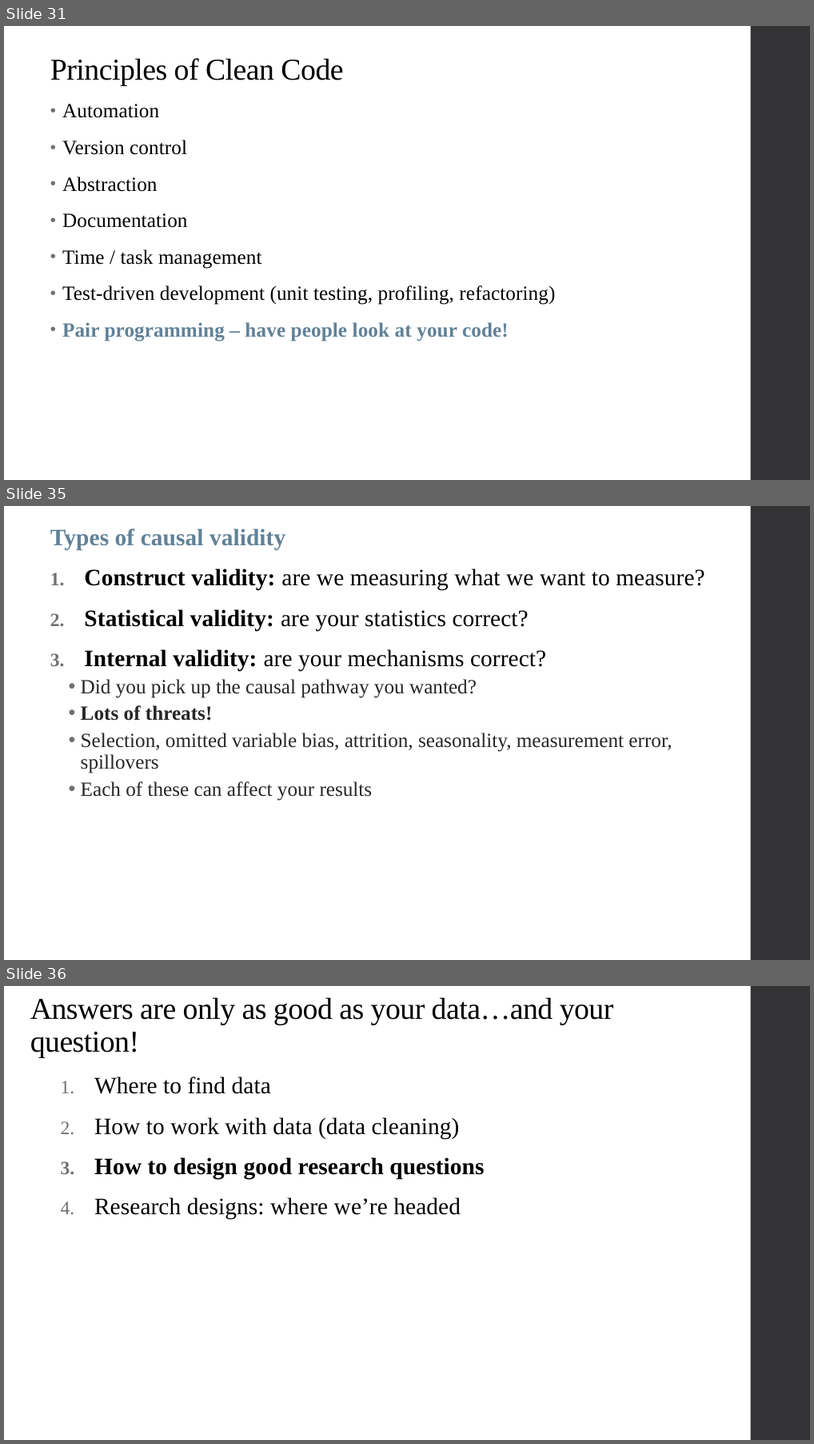
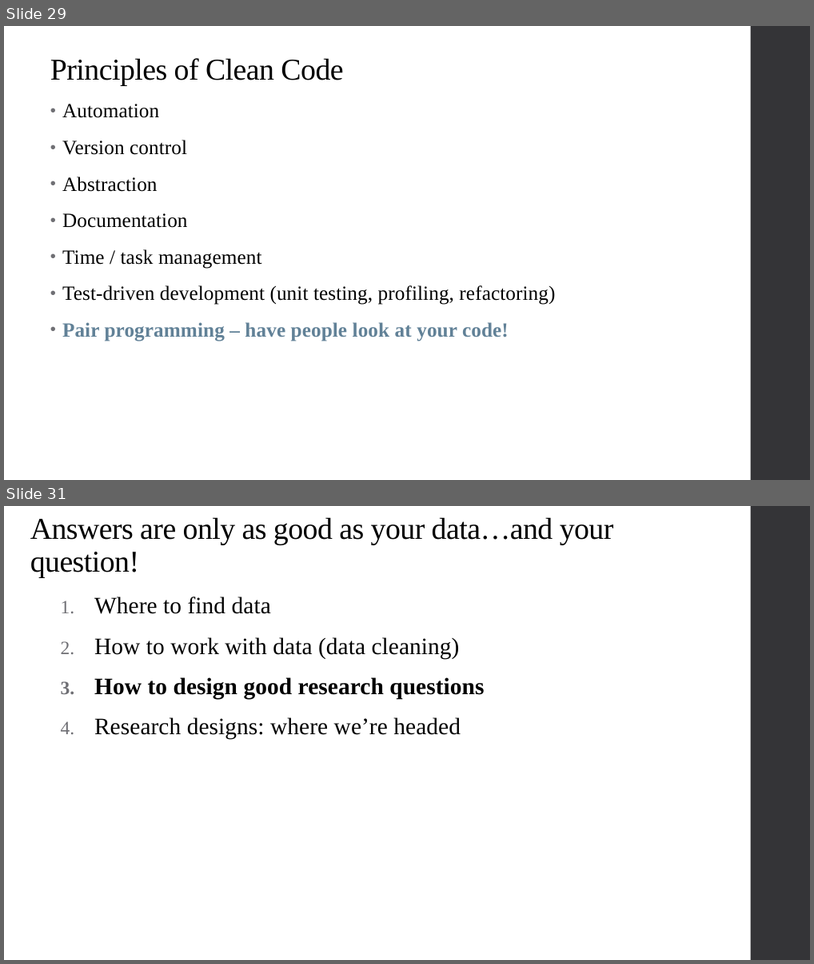
Before and after one commit to alex-hoagland/HAD5744, a slide deck: Lecture05_DataCleaning/Lecture5_DataCleaning-ResearchDesign.pptx. Shown one above the other, each under a label of ours: slides 31, 35 and 36 before the commit, slides 29 and 31 after it; the slides between them are not shown. The pictures are 814x1444 and 814x964 pixels, drawn with LibreOffice and Linux fonts; fonts in the diff are those of the drawing. Boxes give left, top, right and bottom in pixels: in the first picture for what was removed or moved away, otherwise in the second. Text is boxed around its words. In the diff, an @@ line names an element or a change of style, - is before the commit and + after.

```diff
--- a/Lecture05_DataCleaning/Lecture5_DataCleaning-ResearchDesign.pptx
+++ b/Lecture05_DataCleaning/Lecture5_DataCleaning-ResearchDesign.pptx
@@ slide 35 removed at <box>4,506,810,960</box>, background #FFFFFF; not listed: 1 template element that a slide beside it also shows @@
@@ text removed at <box>50,528,705,800</box> @@
-Types of causal validity
-1. Construct validity: are we measuring what we want to measure?
-2. Statistical validity: are your statistics correct?
-3. Internal validity: are your mechanisms correct?
-  • Did you pick up the causal pathway you wanted?
-  • Lots of threats!
-  • Selection, omitted variable bias, attrition, seasonality, measurement error, spillovers
-  • Each of these can affect your results
@@ what was slide 31 is now slide 29 @@
@@ what was slide 36 is now slide 31 @@
```
Also in this commit, not shown: 2 slides changed, 19 slides added, 10 other slides removed, 7 other files.
